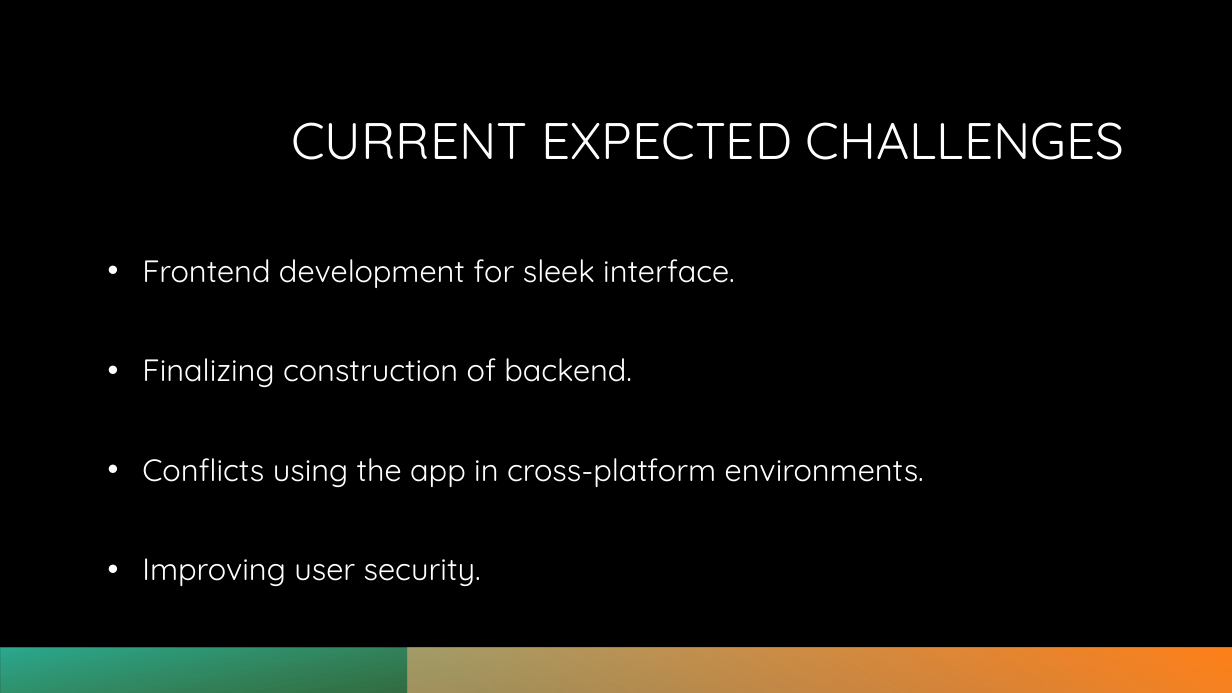
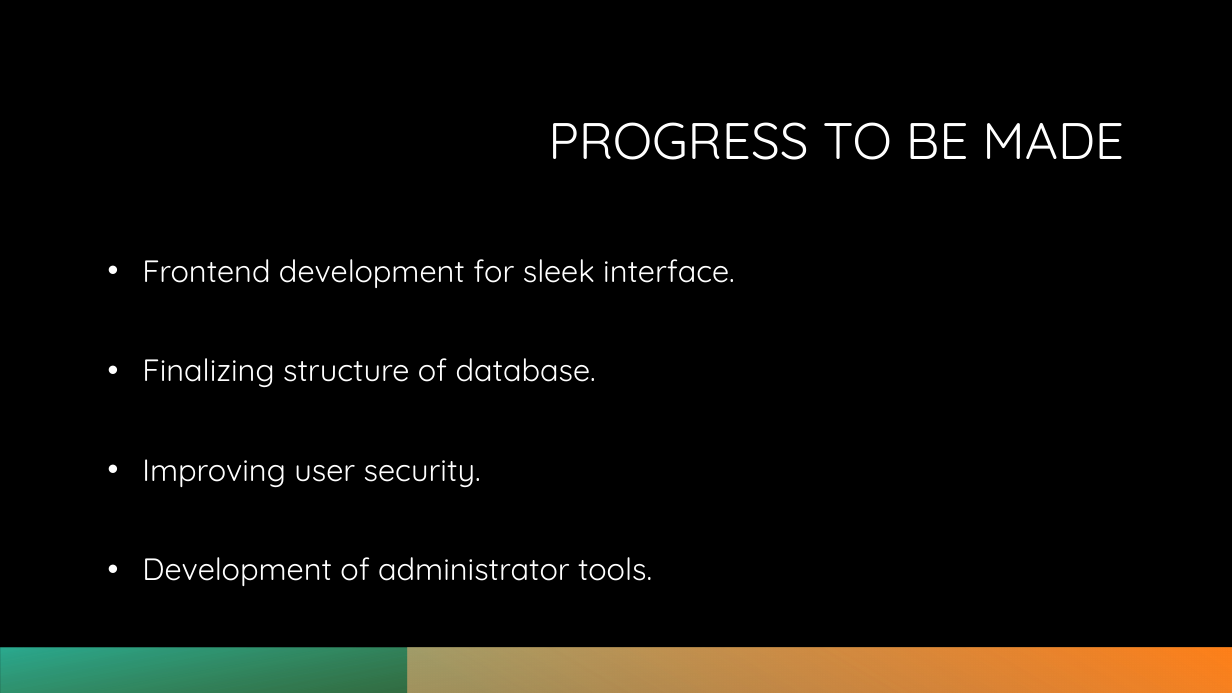
Before and after one commit to cart7982/CaravanSeraiCS360, a slide deck: slide 6 of OpenPlazaCS360Lab/Presentations/OpenPlaza.pptx. Drawn at 1232x693 pixels with LibreOffice and Linux fonts; fonts in the diff are those of the drawing; background and template pictures are left out. Boxes give left, top, right and bottom in pixels: in the first picture for what was removed or moved away, otherwise in the second. Text is boxed around its words. In the diff, an @@ line names an element or a change of style, - is before the commit and + after.

```diff
--- a/OpenPlazaCS360Lab/Presentations/OpenPlaza.pptx
+++ b/OpenPlazaCS360Lab/Presentations/OpenPlaza.pptx
@@ title at (x1=548, y1=122, x2=1124, y2=160): text changed @@
-CURRENT EXPECTED CHALLENGES
+PROGRESS TO BE MADE
@@ text at (x1=142, y1=358, x2=596, y2=387): text changed @@
-• Finalizing construction of backend.
-• Conflicts using the app in cross-platform environments.
+• Finalizing structure of database.
@@ text at (x1=142, y1=557, x2=652, y2=586): paragraph added @@
+• Development of administrator tools.
```
